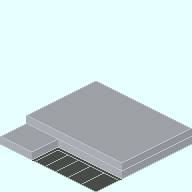
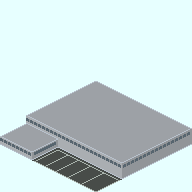
Layered file, before and after one edit (192×192). Changes by layer:
painted on "Base_Plate_3x3.png" over [0, 118, 192, 171]
